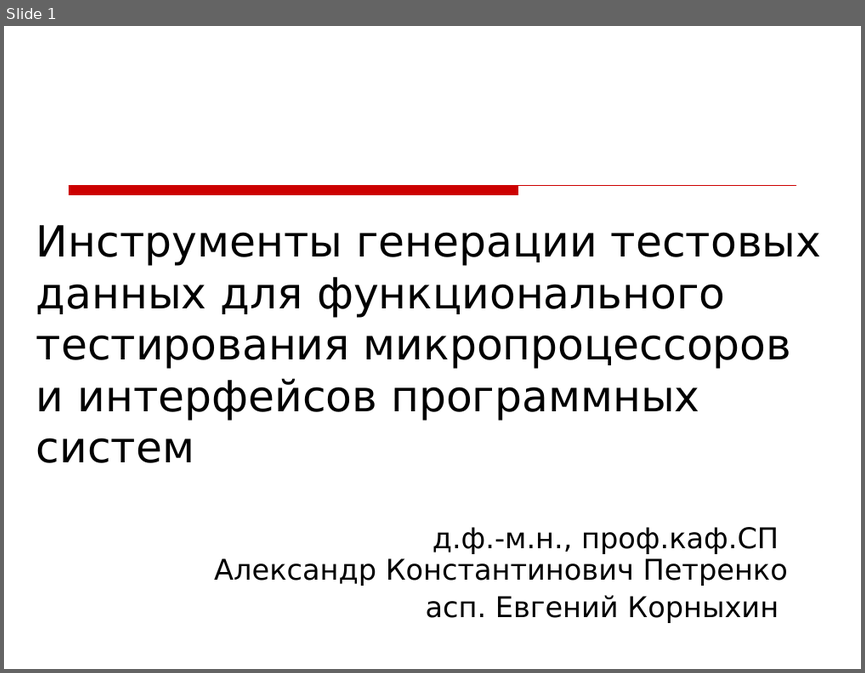
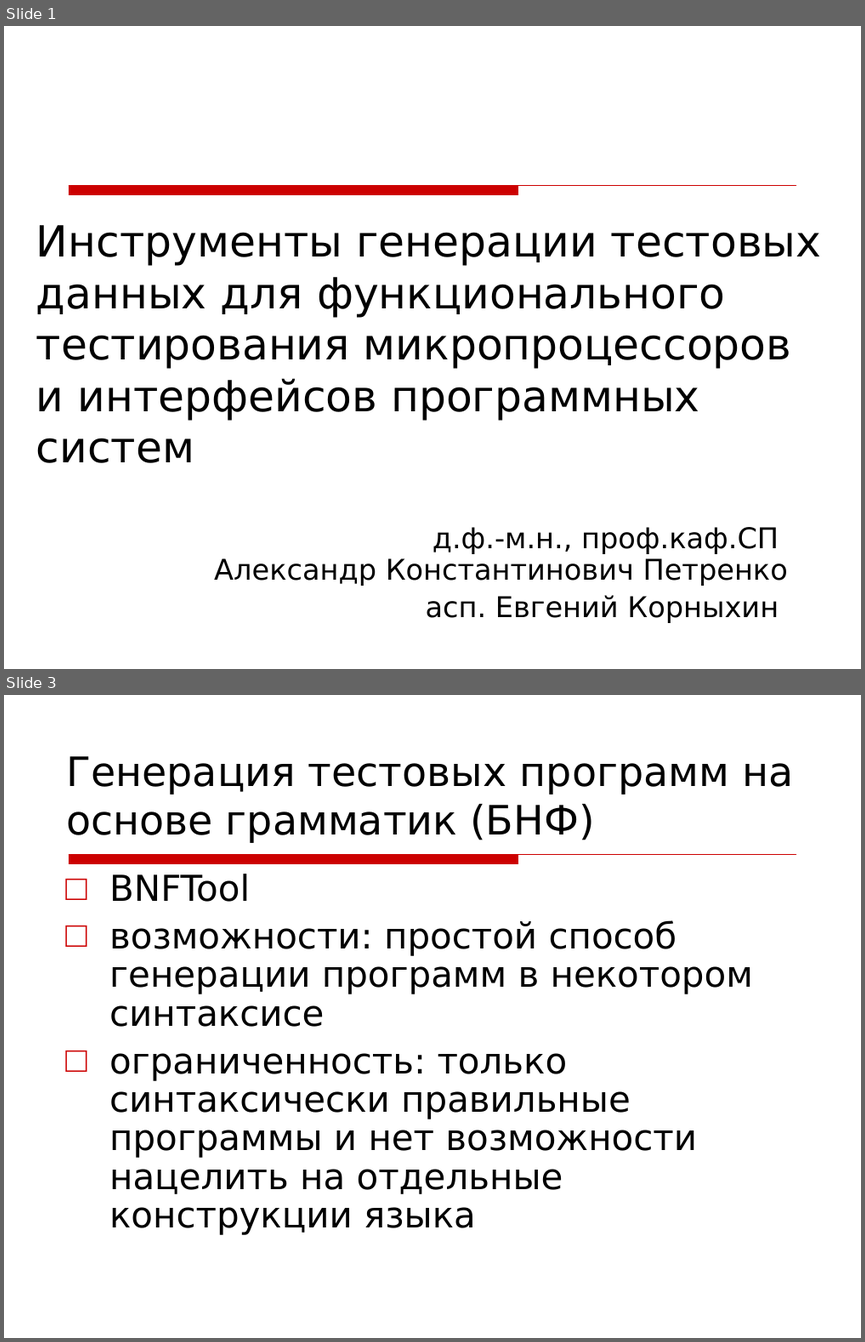
Before and after one commit to kornevgen/tesla-project, a slide deck: papers/unpublished/Tihonov09/tikh-slides.ppt. Shown one above the other, each under a label of ours: slide 1 before the commit, slides 1 and 3 after it; the slides between them are not shown. The pictures are 865x673 and 865x1342 pixels, drawn with LibreOffice and Linux fonts; fonts in the diff are those of the drawing; background and template pictures are left out. Boxes give left, top, right and bottom in pixels: in the first picture for what was removed or moved away, otherwise in the second. Text is boxed around its words. In the diff, an @@ line names an element or a change of style, - is before the commit and + after.

```diff
--- a/papers/unpublished/Tihonov09/tikh-slides.ppt
+++ b/papers/unpublished/Tihonov09/tikh-slides.ppt
@@ slide 3 added at box(4, 695, 861, 1338), background picture (left out); not listed: 1 template element that a slide beside it also shows @@
@@ title added at box(66, 756, 793, 843), 34 pt, text #000000 @@
+Генерация тестовых программ на основе грамматик (БНФ)
@@ text added at box(109, 873, 753, 1235), 30 pt, text #000000 @@
+□ BNFTool
+□ возможности: простой способ генерации программ в некотором синтаксисе
+□ ограниченность: только синтаксически правильные программы и нет возможности нацелить на отдельные конструкции языка
```
Also in this commit, not shown: 4 slides changed, 11 other slides added, 4 slides removed.
